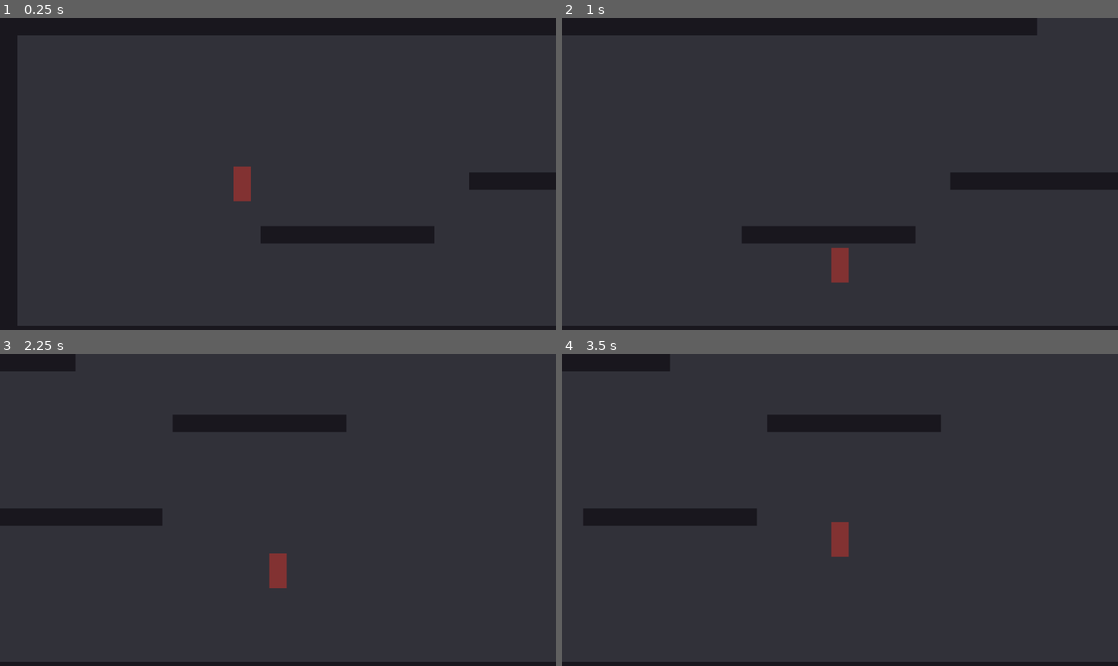
Above: before the commit, frames 1-4 (two rows, left to right).
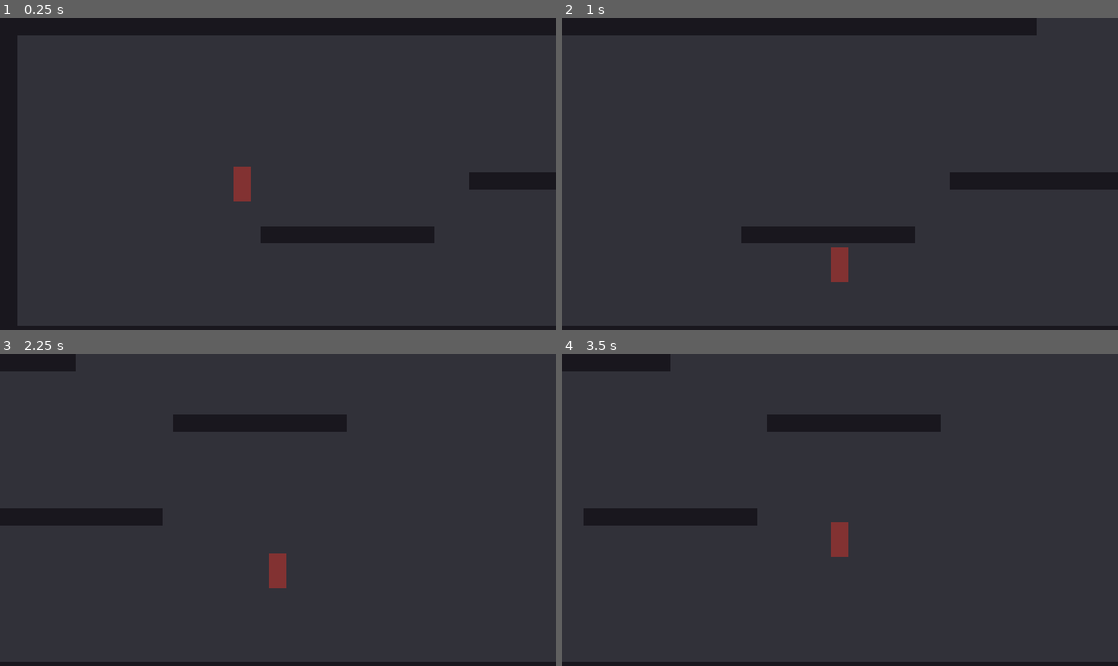
Above: after the commit, the same moments.

Repository: RubixDev/OutOfBounds
Game: Godot game, scene res://scenes/MainScene.tscn
Same seed, same stepped clock (60 frames per second), same inputs: the game is played once before the commit and once after it.
Inputs:
- Up to frame 1 (0.25 s): no input
- Up to frame 2 (1 s): hold Right (move_right) from 0.53 s (still down); tap Shift (go_oob) at 0.6 s; tap Up (jump) at 0.77 s
- Up to frame 3 (2.25 s): tap Shift (go_oob) at 1.35, 2.1 s; tap Up (jump) at 1.52 s; release Right (move_right) at 2.03 s; hold Left (move_left) from 2.03 s (still down)
- Up to frame 4 (3.5 s): release Left (move_left) at 2.78 s; hold Right (move_right) from 2.78 s (still down); tap Shift (go_oob) at 2.85 s; tap Up (jump) at 3.02 s

The runs differ from the first frame. In frame 1, less than 0.1% of the frame differs, in the area x 42-46%, y 58-59%; in frame 2, less than 0.1%, in the area x 48-52%, y 73-85%; in frame 3, less than 0.1%; in frame 4, less than 0.1%.

Commit message:
Fix scaling

Diff:
--- a/src/project.godot
+++ b/src/project.godot
@@ -13,6 +13,13 @@
 config/name="Out Of Bounds"
 run/main_scene="res://scenes/MainScene.tscn"
 config/icon="res://sprites/icon.png"
+
+[display]
+
+window/size/test_width=512
+window/size/test_height=300
+window/stretch/mode="2d"
+window/stretch/aspect="keep"
 
 [input]
 
